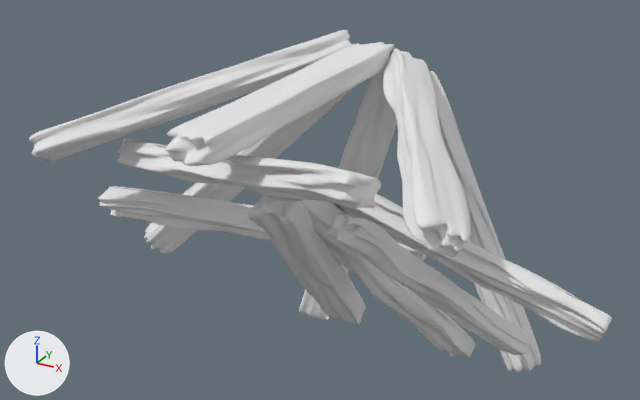
What one commit did to the OBJ model assets/models/fire/wood.obj.
One viewpoint serves both versions: a 50 mm camera at (1.69, -2.82, 1.64) aimed at (0.03, 0.2, 0.13). Lighting does not change. The marker at lower left points along +X, +Y and +Z. Where no turn or scale is listed for an object, it has been applied to the vertices.

The first picture shows 'FireCamp.003'.
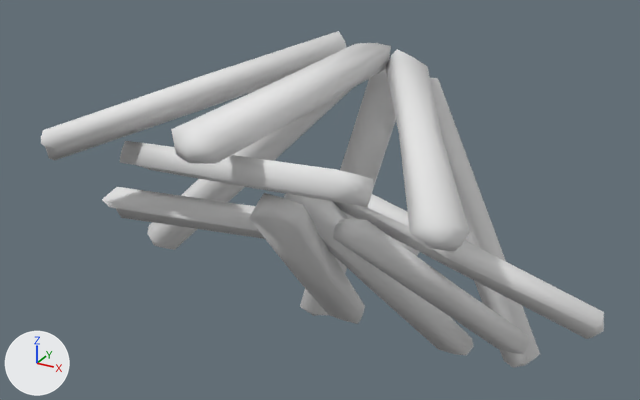
What differs and where, as boxes (x1, y1, x2, y2) in the pictures (640 x 400 px):
'FireCamp.003', reshaped: before (29, 30, 612, 373); after (41, 31, 604, 368)
part 1 of me_firecamp_003, deleted: before (29, 30, 612, 373)

The edits, one by one:
me_firecamp_003 is used by ob_firecamp_003; location (0.0, 0.0, 0.0).
me_firecamp_003 had 18456 vertices, 18432 faces and spanned x -1.09..1.29, y -0.69..0.98, z -0.85..0.73.
me_firecamp_003 now has 312 vertices, 288 faces and spans x -1.07..1.27, y -0.64..0.96, z -0.84..0.73.
me_firecamp_003 part 1: 18144 vertices removed from x -1.09..1.29, y -0.69..0.98, z -0.85..0.73.
